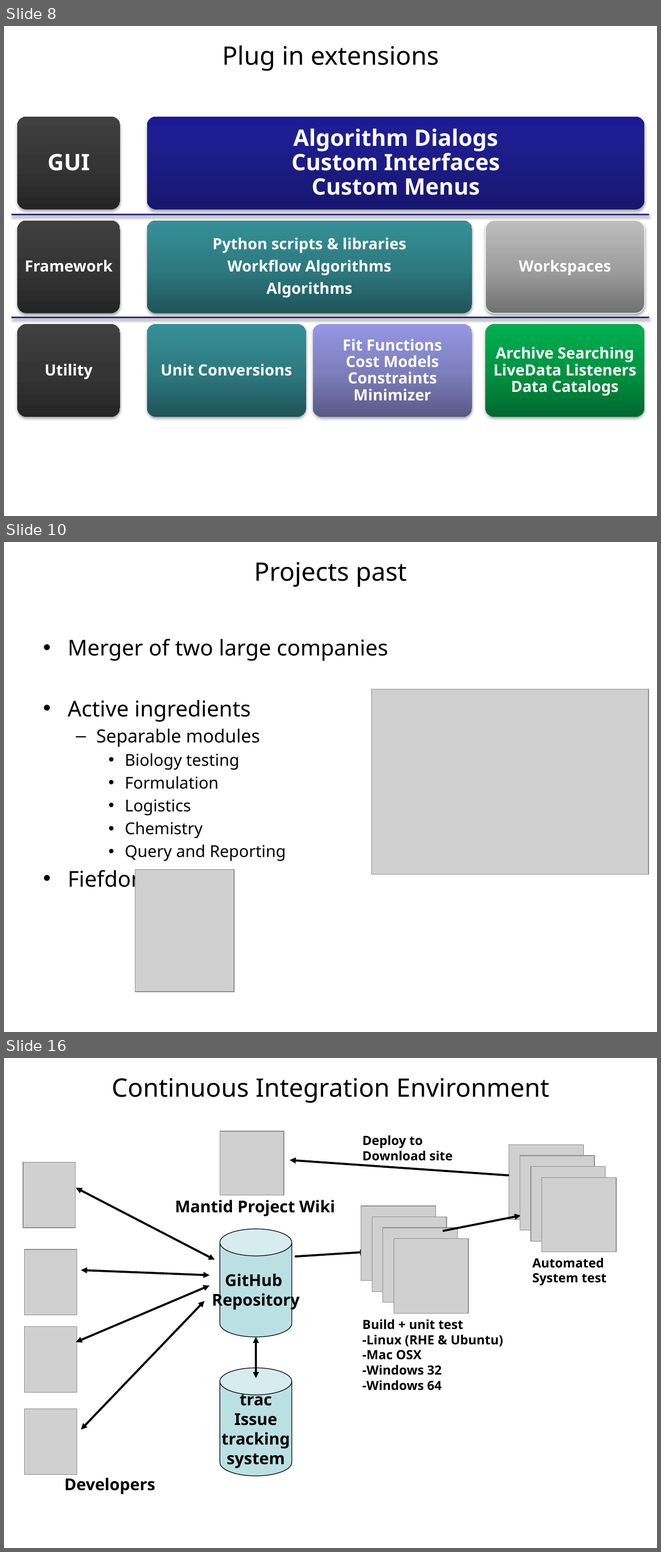
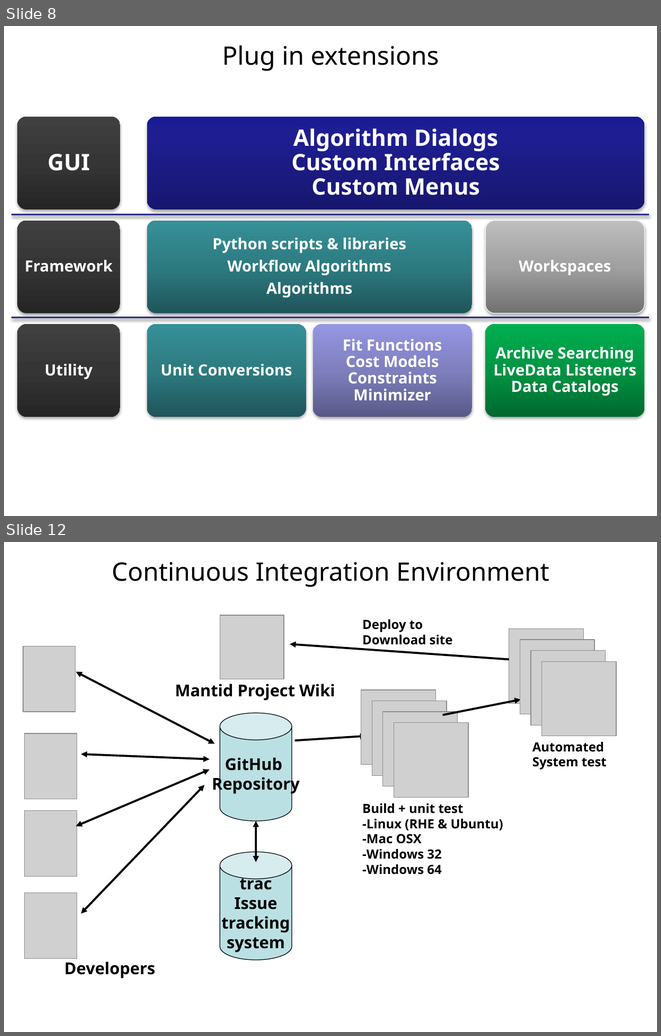
Before and after one commit to mantidproject/documents, a slide deck: Presentations/NOBUGS 2012/Talks/The Mantid Model/The Mantid Model 2012.pptx. Shown one above the other, each under a label of ours: slides 8, 10 and 16 before the commit, slides 8 and 12 after it; the slides between them are not shown. The pictures are 661x1552 and 661x1036 pixels, drawn with LibreOffice and Linux fonts; fonts in the diff are those of the drawing; grey boxes stand for pictures; background and template pictures are left out. Boxes give left, top, right and bottom in pixels: in the first picture for what was removed or moved away, otherwise in the second. Text is boxed around its words. In the diff, an @@ line names an element or a change of style, - is before the commit and + after.

```diff
--- a/Presentations/NOBUGS 2012/Talks/The Mantid Model/The Mantid Model 2012.pptx
+++ b/Presentations/NOBUGS 2012/Talks/The Mantid Model/The Mantid Model 2012.pptx
@@ slide 10 removed at [4,542,657,1032], background #FFFFFF @@
@@ title removed at [254,562,407,587] @@
-Projects past
@@ text removed at [68,638,388,892] @@
-• Merger of two large companies
-• Active ingredients
-  – Separable modules
-    • Biology testing
-    • Formulation
-    • Logistics
-    • Chemistry
-    • Query and Reporting
-• Fiefdoms
@@ picture removed at [372,689,648,874] @@
@@ picture removed at [135,869,235,991] @@
@@ what was slide 16 is now slide 12 @@
```
Also in this commit, not shown: 6 slides changed, 4 slides added, 6 other slides removed.
